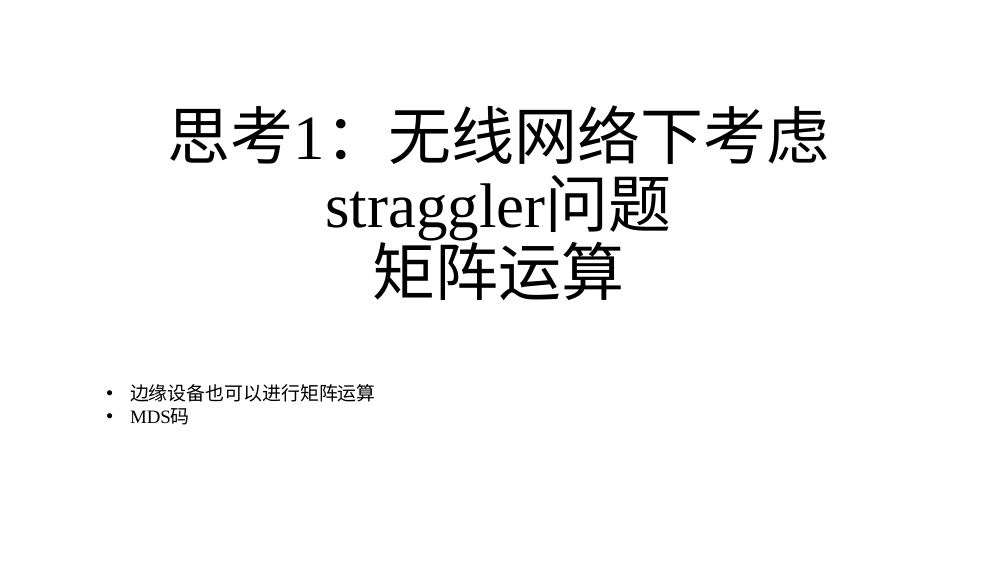
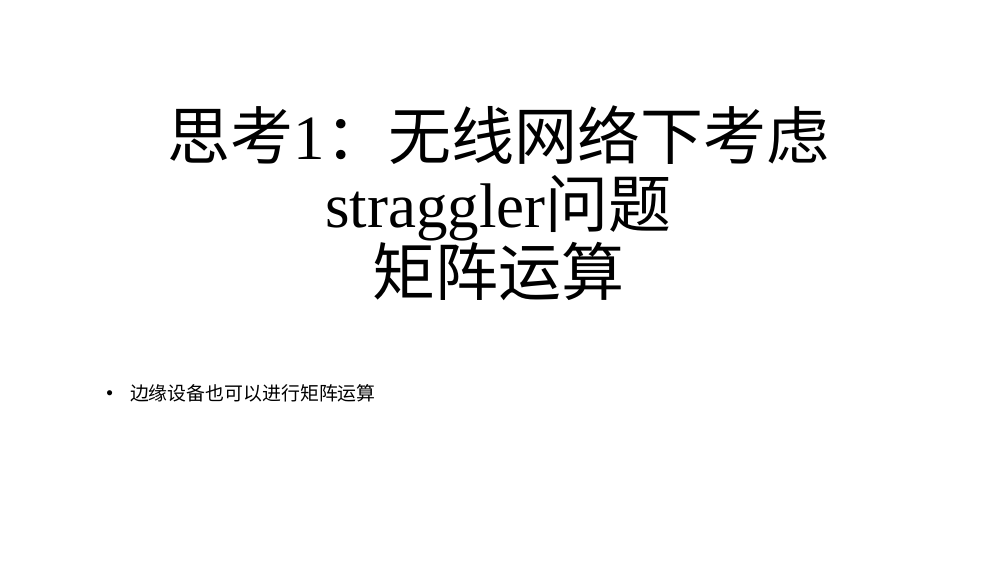
Before and after one commit to zhaojiayi/learning, a slide deck: slide 1 of EE/ppt/wireless_CDC_thinking1.pptx. Drawn at 1008x567 pixels with LibreOffice and Linux fonts; fonts in the diff are those of the drawing. Boxes give left, top, right and bottom in pixels: in the first picture for what was removed or moved away, otherwise in the second. Text is boxed around its words. In the diff, an @@ line names an element or a change of style, - is before the commit and + after.

Commit message:
ppt

```diff
--- a/EE/ppt/wireless_CDC_thinking1.pptx
+++ b/EE/ppt/wireless_CDC_thinking1.pptx
@@ text at bbox=[130, 408, 190, 425]: paragraph removed @@
-• MDS码
```
Also in this commit, not shown: 6 slides added, 17 slides removed, 6 other files.
